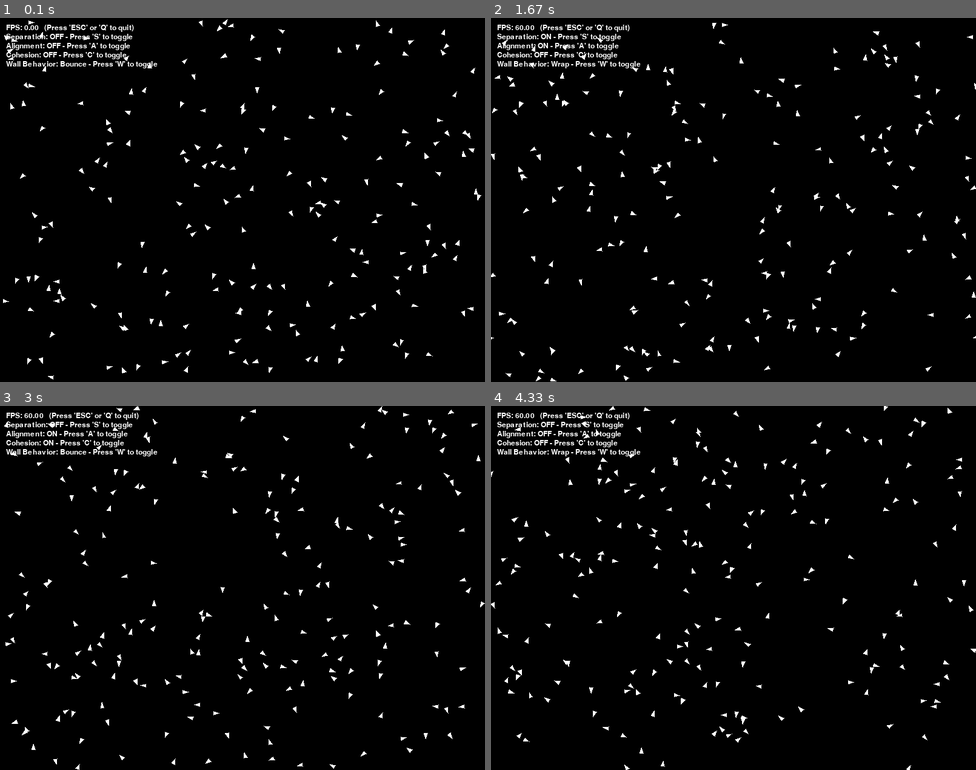
Above: before the commit, frames 1-4 (two rows, left to right).
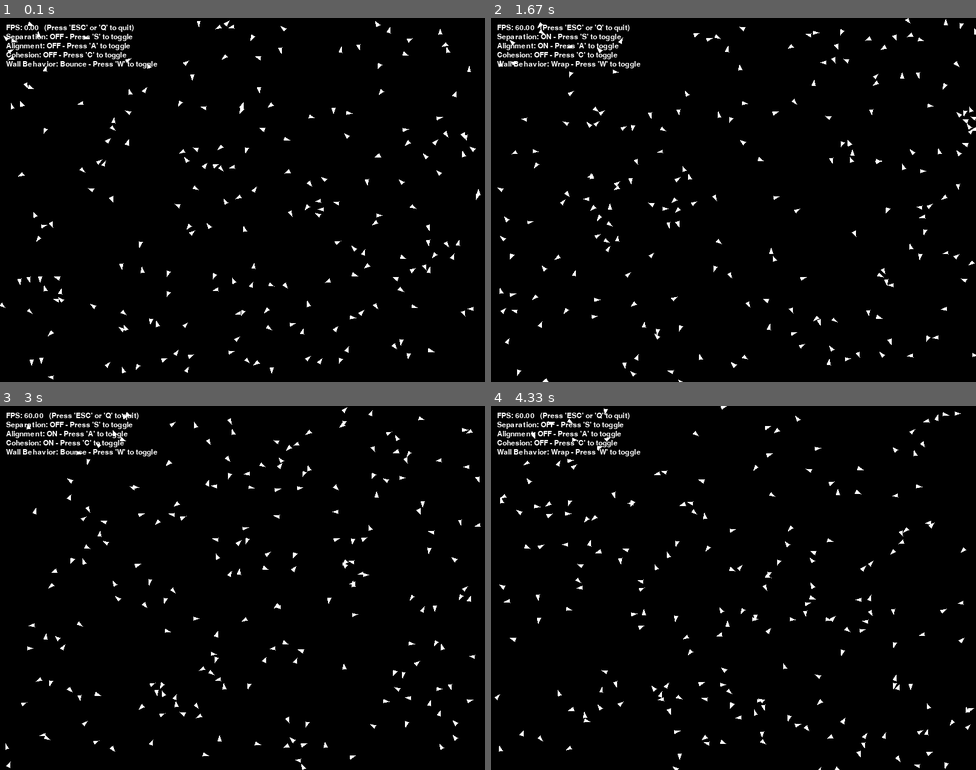
Above: after the commit, the same moments.

Repository: ynehme-coder/lab8-pygame
Game: pygame game, started from boids_exam.py
Same seed, same stepped clock (60 frames per second), same inputs: the game is played once before the commit and once after it.
Inputs:
- Up to frame 1 (0.1 s): no input
- Up to frame 2 (1.67 s): hold W 0.33-0.8 s; hold A 0.83-1.37 s; hold S from 1.4 s (still down)
- Up to frame 3 (3 s): release S at 1.7 s; hold A 1.73-2.13 s; tap C at 1.88 s; hold W 2.17-2.53 s; hold S 2.57-2.93 s; hold A from 2.97 s (still down)
- Up to frame 4 (4.33 s): tap C at 3.12 s; release A at 3.43 s; hold W 3.47-3.77 s; hold A from 3.8 s (still down)

The runs differ from the first frame. In frame 1, 1.7% of the frame differs, in the area x 0-100%, y 0-99%; in frame 2, 2.9%; in frame 3, 3.0%; in frame 4, 3.0%, in the area x 0-100%, y 0-100%.

Commit message:
exam: q11 - boids: random steer

Diff:
--- a/boids_exam.py
+++ b/boids_exam.py
@@ -84,7 +84,14 @@
     # TODO: Implement Random Steering of the velocity vector to create more natural movement
     def _random_steer(self, spread: float = 0.2) -> None:
         # # Randomly steer a bit to create more natural movement
-        pass
+        angle_change = random.uniform(-spread, spread)
+        current_angle = math.atan2(self.vy, self.vx)
+        new_angle = current_angle + angle_change
+
+        speed = math.sqrt(self.vx ** 2 + self.vy ** 2)
+
+        self.vx = math.cos(new_angle) * speed
+        self.vy = math.sin(new_angle) * speed
 
 
     # TODO: Implement the three main boid behaviors: separation, alignment, and cohesion
Not shown, changed: MY_EXAM.md
